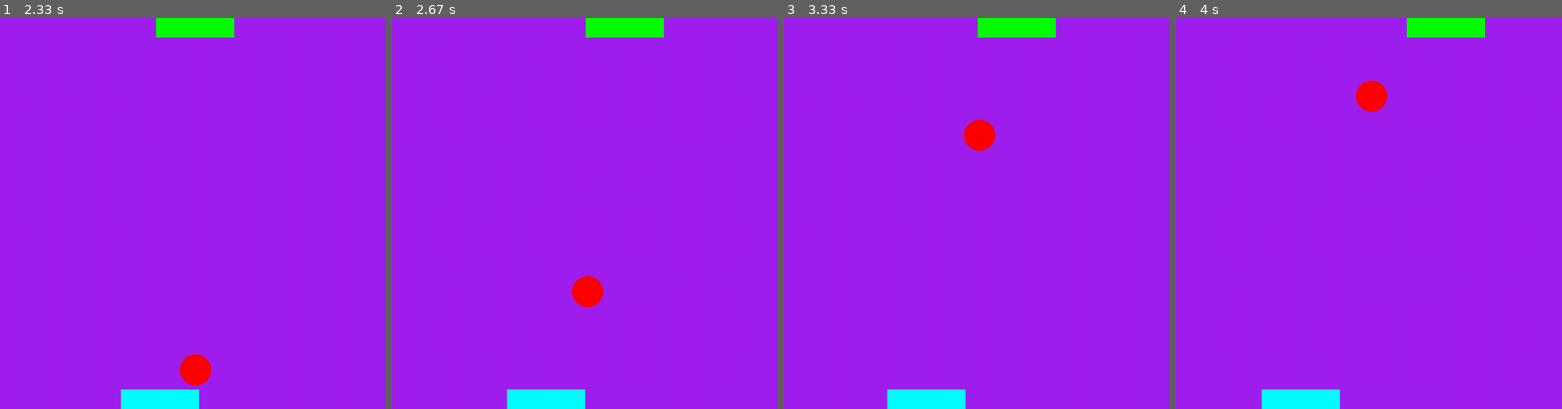
Above: before the commit, frames 1-4 (left to right).
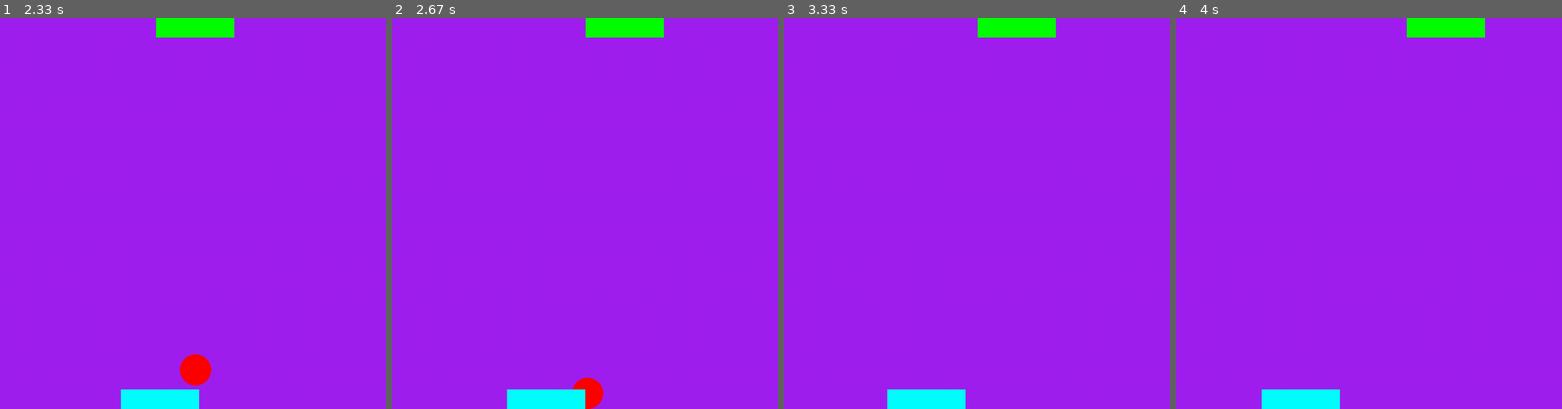
Above: after the commit, the same moments.

Repository: coolant9/computer_program
Game: pygame game, started from pygame/lesson2.py
The game is run twice, just before and just after one commit, with the same random seed, the same clock (stepped at 60 frames per second) and the same inputs.
Inputs:
- Up to frame 1 (2.33 s): hold D 0.33-0.8 s; hold D 0.83-1.3 s; tap J at 0.9, 1.2, 1.4, 1.7, 1.97, 2.27 s; hold A 1.33-1.87 s; hold A 1.9-2.3 s
- Up to frame 2 (2.67 s): hold D from 2.33 s (still down); tap J at 2.4 s
- Up to frame 3 (3.33 s): tap J at 2.7, 3.07 s; release D at 2.97 s; hold A from 3 s (still down)
- Up to frame 4 (4 s): tap J at 3.37, 3.57, 3.87 s; release A at 3.47 s; hold D 3.5-3.97 s

Frame 1 is identical in both runs. In frame 2, 0.9% of the frame differs, in the area x 46-55%, y 66-100%; in frame 3, 0.5%; in frame 4, 0.5%.

Commit message:
made the ball only bounce when it toutches the pedals

Diff:
--- a/pygame/lesson2.py
+++ b/pygame/lesson2.py
@@ -25,14 +25,28 @@
     screen.fill("purple")
     player_pos = update_player_pos(d,player_pos)
     pygame.draw.circle(screen, "red",player_pos , 40)
+
     if player_pos.y == 50:
         d = 1
+
     if player_pos.y == 950:
         d = -1
     rectangle1 = pygame.Rect(rectangle1_left,0, 200, 50)
     rectangle2 = pygame.Rect(rectangle2_left,950, 200, 50)
+    if rectangle1.x <= 300 and player_pos.y<=200:
+        d = -1
+    if rectangle2.x <= 300 and player_pos.y >= 800:
+        d = 1
+    if rectangle1.x >= 600 and player_pos.y <= 200:
+        d = -1
+    if rectangle2.x >= 600 and player_pos.y >= 800:
+        d = 1
+
+
+
     pygame.draw.rect(screen,'green', rectangle1)
     pygame.draw.rect(screen,'cyan', rectangle2)
+
     keys = pygame.key.get_pressed()
 
     if keys[pygame.K_a]:
